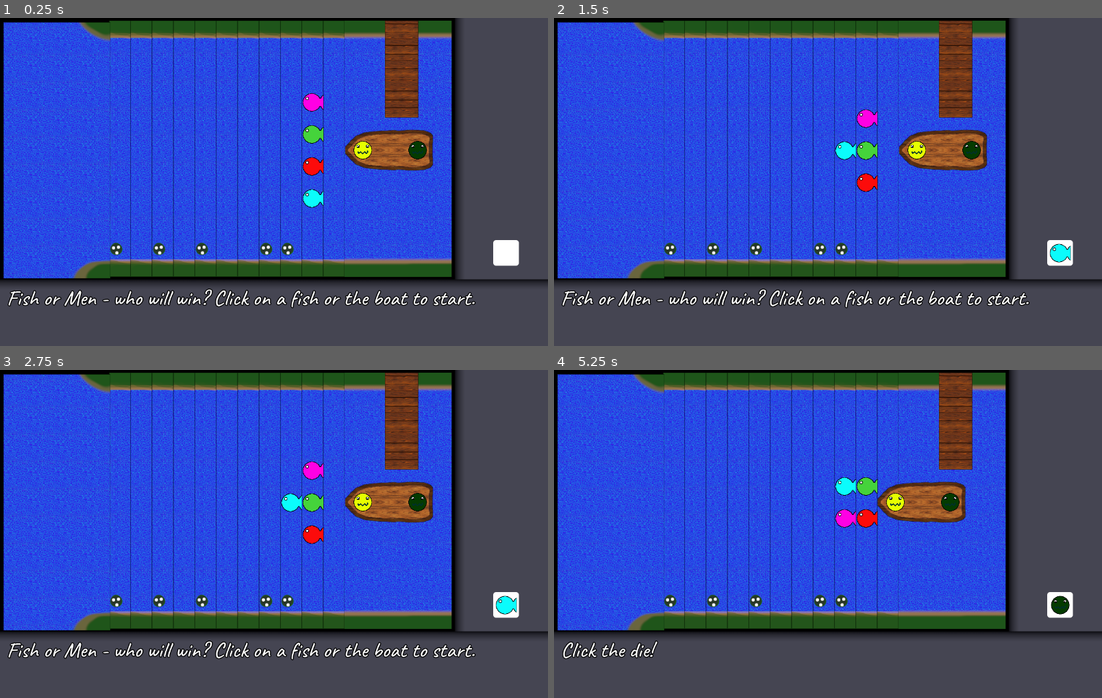
Above: before the commit, frames 1-4 (two rows, left to right).
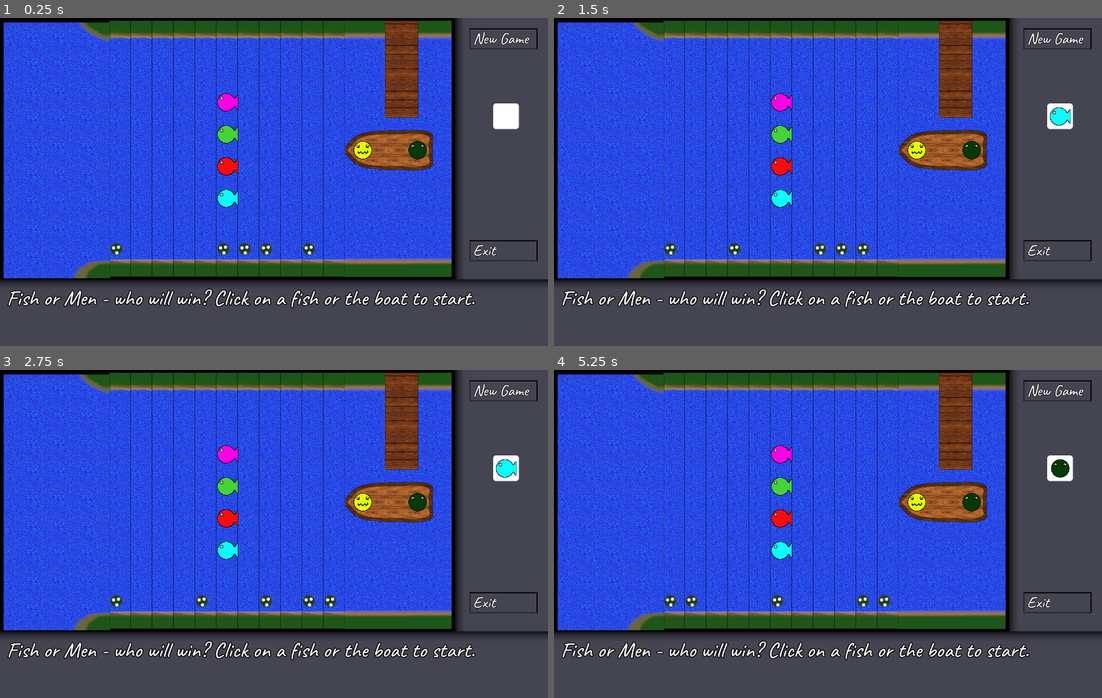
Above: after the commit, the same moments.

Repository: Kjarrigan/fish-or-men
Game: Godot game, scene res://Game.tscn
Same seed, same stepped clock (60 frames per second), same inputs: the game is played once before the commit and once after it.
Inputs (mouse positions are in pixels of both pictures, inside the frame that each line leads up to; where the layout moved, square brackets give the same spot in the first picture):
- Up to frame 1 (0.25 s): no input
- Up to frame 2 (1.5 s): click (1058, 116) [1058, 254] at 0.5 s; click (1058, 37) at 1.25 s, where only the run after the commit has a clickable "New Game"
- Up to frame 3 (2.75 s): click (504, 389) at 2 s, where only the run after the commit has a clickable "New Game"
- Up to frame 4 (5.25 s): click (1058, 468) [1058, 606] at 2.75 s; click (1058, 468) [1058, 606] at 3.5 s; click (1058, 389) at 4.25 s, where only the run after the commit has a clickable "New Game"; tap A at 5 s; move the mouse to (866, 484) at 5.02 s; click (866, 484) at 5.17 s

The runs differ from the first frame. In frame 1, 2.9% of the frame differs, in the area x 27-99%, y 3-76%; in frame 2, 2.8%; in frame 3, 2.8%; in frame 4, 6.5%, in the area x 1-99%, y 3-89%.

Commit message:
Move stuff around and add controls to restart/exit the game

Diff:
--- a/Game.gd
+++ b/Game.gd
@@ -7,12 +7,12 @@
 var tile_height = 600.0
 var start_position = 10
 
-var fish = preload("res://Fish.tscn")
-var tile = preload("res://Tile.tscn")
-var boat = preload("res://Boat.tscn")
+var tile = preload("res://scenes/Tile.tscn")
+var fish = preload("res://scenes/Fish.tscn")
+var boat = preload("res://scenes/Boat.tscn")
 var boat_token
-var end_tile = preload("res://OceanTile.tscn")
-var fisher_tile = preload("res://FisherTile.tscn")
+var end_tile = preload("res://scenes/OceanTile.tscn")
+var fisher_tile = preload("res://scenes/FisherTile.tscn")
 
 var wait_for_input = false
 
--- a/Game.tscn
+++ b/Game.tscn
@@ -1,18 +1,157 @@
 [gd_scene load_steps=6 format=2]
 
-[ext_resource path="res://Game.gd" type="Script" id=1]
-[ext_resource path="res://Die.tscn" type="PackedScene" id=2]
-[ext_resource path="res://fonts/static/Caveat-Medium.ttf" type="DynamicFontData" id=3]
+[ext_resource path="res://scenes/Die.tscn" type="PackedScene" id=1]
+[ext_resource path="res://scenes/Button.tscn" type="PackedScene" id=2]
+[ext_resource path="res://fonts/Game.tres" type="DynamicFont" id=3]
 [ext_resource path="res://assets/bg.png" type="Texture" id=4]
 
-[sub_resource type="DynamicFont" id=1]
-size = 50
-outline_size = 2
-outline_color = Color( 0, 0, 0, 1 )
-font_data = ExtResource( 3 )
+[sub_resource type="GDScript" id=1]
+script/source = "extends Node2D
+
+var tiles : Array
+var token : Array
+
+var tile_size = 50.0
+var tile_height = 600.0
+var start_position = 6
+
+var tile = preload(\"res://scenes/Tile.tscn\")
+var fish = preload(\"res://scenes/Fish.tscn\")
+var boat = preload(\"res://scenes/Boat.tscn\")
+var boat_token
+var end_tile = preload(\"res://scenes/OceanTile.tscn\")
+var fisher_tile = preload(\"res://scenes/FisherTile.tscn\")
+var paused = true
+
+var wait_for_input = false
+
+func _ready():
+	new_game()
+
+func new_game():
+	tiles = []
+	token = []
+
+	var ocean = end_tile.instance()
+	for idx in range(11):
+		var t = tile.instance()
+		t.set_tile_index(idx)
+		tiles.append(t)
+
+	# Shuffle the tiles so the map looks slightly different every time
+	tiles.shuffle()
+
+	# Start of the fishing boat
+	var t = fisher_tile.instance()
+	tiles.append(t)
+	tiles = [ocean] + tiles
+
+	var x = 30
+
+	for water in tiles:
+		water.position = Vector2(x, tile_height / 2 + 6)
+		x += water.width()
+
+	# Loop backwards for the z-ordering because control nodes to not have
+	# a z-index param
+	for idx in tiles.size():
+		get_node(\"Board\").add_child(tiles[-idx-1])
+
+	for idx in range(4):
+		var f = fish.instance()
+		f.set_token_index(idx)
+		token.append(f)
+
+	for f in token:
+		tiles[start_position].place_token(f)
+
+	boat_token = boat.instance()
+	tiles[tiles.size()-1].place_token(boat_token)
+	token.append(boat_token)
+	token.append(boat_token)
+
+	get_node(\"UI/ActionLabel\").text = \"Fish or Men - who will win? Click on a fish or the boat to start.\"
+	paused = false
+
+func move_token_index(i):
+	if paused:
+		return
+	if wait_for_input:
+		get_node(\"UI/ActionLabel\").text = \"You have to choose a fish before rolling again!\"
+		return false
+	else:
+		var t = token[i]
+
+		# if a catched fish would move, the boat moves instead
+		if t.is_catched():
+			t = boat_token
+
+		move_token(t)
+		return true
+
+func move_token_manual(t):
+	if paused:
+		return
+	if wait_for_input:
+		move_token(t)
+		wait_for_input = false
+		get_node(\"UI/ActionLabel\").text = \"\"
+	else:
+		get_node(\"UI/ActionLabel\").text = \"Click the die!\"
+
+func end_game(msg):
+	get_node(\"UI/ActionLabel\").text = msg
+	paused = true
+
+func check_victory_conditions():
+	if paused:
+		return
+	var rescued = tiles[0].get_node(\"Water\").get_children().size()
+	var catched = boat_token.get_node(\"Net\").get_children().size()
+
+	if catched >= 3:
+		end_game('Team Boat wins!')
+	if rescued >= 3:
+		end_game('Team Fish wins!')
+	if rescued == 2 and catched == 2:
+		end_game('Tie!')
+
+func different_fish(this_one):
+	if paused:
+		return
+	for t in token:
+		if t.is_fish() and t != this_one and t.get_parent().get_parent().name != 'OceanTile':
+			return t
+
+func move_token(f):
+	if paused:
+		return
+	var current_tile = f.get_parent().get_parent()
+	var next_tile = tiles.find(current_tile) - 1
+	if next_tile >= 0:
+		var box = f.get_parent()
+		box.remove_child(f)
+		tiles[next_tile].place_token(f)
+
+		if f.is_boat():
+			f.catch_fish()
+	else:
+		if f.is_fish():
+			print(f)
+			move_token(different_fish(f))
+			#get_node(\"UI/ActionLabel\").text = \"Choose a fish!\"
+			#wait_for_input = true
+	check_victory_conditions()
+
+func _on_Exit_pressed():
+	get_tree().quit();
+
+func _on_New_pressed():
+	new_game()
+"
 
 [node name="Game" type="Node2D"]
-script = ExtResource( 1 )
+script = SubResource( 1 )
 
 [node name="Background" type="TextureRect" parent="."]
 margin_right = 1280.0
@@ -23,7 +162,6 @@
 }
 
 [node name="Board" type="Node2D" parent="."]
-z_index = 1
 
 [node name="UI" type="Control" parent="."]
 margin_right = 40.0
@@ -32,19 +170,40 @@
 "_edit_use_anchors_": false
 }
 
-[node name="Die" parent="UI" instance=ExtResource( 2 )]
+[node name="Die" parent="UI" instance=ExtResource( 1 )]
 margin_left = 1152.0
-margin_top = 520.0
+margin_top = 200.0
 margin_right = 1212.0
-margin_bottom = 580.0
+margin_bottom = 260.0
 
 [node name="ActionLabel" type="Label" parent="UI"]
 margin_left = 16.0
 margin_top = 624.0
 margin_right = 1253.0
 margin_bottom = 687.0
-custom_fonts/font = SubResource( 1 )
+custom_fonts/font = ExtResource( 3 )
 text = "Catch the Fish!"
 __meta__ = {
 "_edit_use_anchors_": false
 }
+
+[node name="New" parent="UI" instance=ExtResource( 2 )]
+anchor_right = 34.8
+anchor_bottom = 9.2
+margin_left = -104.0
+margin_top = -216.0
+margin_right = -136.0
+margin_bottom = -294.0
+label = " New Game"
+
+[node name="Exit" parent="UI" instance=ExtResource( 2 )]
+anchor_right = 34.8
+anchor_bottom = 9.2
+margin_left = -104.0
+margin_top = 280.0
+margin_right = -136.0
+margin_bottom = 202.0
+label = " Exit"
+
+[connection signal="pressed" from="UI/New" to="." method="_on_New_pressed"]
+[connection signal="pressed" from="UI/Exit" to="." method="_on_Exit_pressed"]
--- a/OceanTile.gd
+++ /dev/null
@@ -1,4 +0,0 @@
-extends "res://Tile.gd"
-
-func width():
-	return 250;
--- /dev/null
+++ b/fonts/Button.tres
@@ -0,0 +1,9 @@
+[gd_resource type="DynamicFont" load_steps=2 format=2]
+
+[ext_resource path="res://fonts/static/Caveat-Medium.ttf" type="DynamicFontData" id=1]
+
+[resource]
+size = 37
+outline_size = 1
+outline_color = Color( 0, 0, 0, 1 )
+font_data = ExtResource( 1 )
--- /dev/null
+++ b/fonts/Game.tres
@@ -0,0 +1,9 @@
+[gd_resource type="DynamicFont" load_steps=2 format=2]
+
+[ext_resource path="res://fonts/static/Caveat-Medium.ttf" type="DynamicFontData" id=1]
+
+[resource]
+size = 50
+outline_size = 2
+outline_color = Color( 0, 0, 0, 1 )
+font_data = ExtResource( 1 )
--- a/Boat.tscn
+++ b/scenes/Boat.tscn
@@ -3,7 +3,7 @@
 [ext_resource path="res://assets/boat.png" type="Texture" id=1]
 [ext_resource path="res://assets/men-1.png" type="Texture" id=2]
 [ext_resource path="res://assets/men-2.png" type="Texture" id=3]
-[ext_resource path="res://Boat.gd" type="Script" id=4]
+[ext_resource path="res://scenes/Boat.gd" type="Script" id=4]
 
 [node name="Boat" type="TextureRect"]
 margin_right = 40.0
--- /dev/null
+++ b/scenes/Button.gd
@@ -0,0 +1,6 @@
+extends TextureButton
+
+export var label = ""
+
+func _ready():
+	get_node("Label").text = label
--- /dev/null
+++ b/scenes/Button.tscn
@@ -0,0 +1,32 @@
+[gd_scene load_steps=5 format=2]
+
+[ext_resource path="res://assets/button_up.png" type="Texture" id=1]
+[ext_resource path="res://assets/button_down.png" type="Texture" id=2]
+[ext_resource path="res://fonts/Button.tres" type="DynamicFont" id=3]
+[ext_resource path="res://scenes/Button.gd" type="Script" id=4]
+
+[node name="Button" type="TextureButton"]
+anchor_left = 30.0
+anchor_top = 6.0
+anchor_right = 31.8
+anchor_bottom = 7.4
+margin_left = -38400.0
+margin_top = -4608.0
+margin_right = -40544.0
+margin_bottom = -5633.2
+texture_normal = ExtResource( 1 )
+texture_pressed = ExtResource( 2 )
+script = ExtResource( 4 )
+__meta__ = {
+"_edit_use_anchors_": false
+}
+
+[node name="Label" type="Label" parent="."]
+margin_right = 160.0
+margin_bottom = 50.0
+custom_fonts/font = ExtResource( 3 )
+text = "New"
+clip_text = true
+__meta__ = {
+"_edit_use_anchors_": false
+}
--- a/Die.tscn
+++ b/scenes/Die.tscn
@@ -1,7 +1,7 @@
 [gd_scene load_steps=3 format=2]
 
 [ext_resource path="res://assets/die.png" type="Texture" id=1]
-[ext_resource path="res://Die.gd" type="Script" id=2]
+[ext_resource path="res://scenes/Die.gd" type="Script" id=2]
 
 [node name="Die" type="TextureButton"]
 texture_normal = ExtResource( 1 )
--- a/Fish.tscn
+++ b/scenes/Fish.tscn
@@ -1,7 +1,7 @@
 [gd_scene load_steps=3 format=2]
 
 [ext_resource path="res://assets/fish-1.png" type="Texture" id=1]
-[ext_resource path="res://Fish.gd" type="Script" id=2]
+[ext_resource path="res://scenes/Fish.gd" type="Script" id=2]
 
 [node name="Fish" type="TextureRect"]
 texture = ExtResource( 1 )
--- /dev/null
+++ b/scenes/FisherTile.gd
@@ -0,0 +1,4 @@
+extends "res://scenes/Tile.gd"
+
+func width():
+	return 250;
--- a/OceanTile.tscn
+++ b/scenes/FisherTile.tscn
@@ -1,20 +1,20 @@
 [gd_scene load_steps=3 format=2]
 
-[ext_resource path="res://OceanTile.gd" type="Script" id=1]
-[ext_resource path="res://assets/ocean.png" type="Texture" id=2]
+[ext_resource path="res://scenes/FisherTile.gd" type="Script" id=1]
+[ext_resource path="res://assets/fisher.png" type="Texture" id=2]
 
 [node name="Tile" type="Node2D"]
 position = Vector2( 25, 300 )
 script = ExtResource( 1 )
 
 [node name="Sprite" type="Sprite" parent="."]
-position = Vector2( 103, 4 )
+position = Vector2( 100, 0 )
 texture = ExtResource( 2 )
 
 [node name="Water" type="VBoxContainer" parent="."]
-margin_left = 50.0
+margin_left = -24.0
 margin_top = -256.0
-margin_right = 98.0
+margin_right = 24.0
 margin_bottom = 264.0
 custom_constants/separation = 25
 alignment = 1
--- /dev/null
+++ b/scenes/OceanTile.gd
@@ -0,0 +1,4 @@
+extends "res://scenes/Tile.gd"
+
+func width():
+	return 250;
--- a/Tile.tscn
+++ b/scenes/OceanTile.tscn
@@ -1,19 +1,20 @@
 [gd_scene load_steps=3 format=2]
 
-[ext_resource path="res://assets/water-1.png" type="Texture" id=1]
-[ext_resource path="res://Tile.gd" type="Script" id=2]
+[ext_resource path="res://scenes/OceanTile.gd" type="Script" id=1]
+[ext_resource path="res://assets/ocean.png" type="Texture" id=2]
 
-[node name="Tile" type="Node2D"]
+[node name="OceanTile" type="Node2D"]
 position = Vector2( 25, 300 )
-script = ExtResource( 2 )
+script = ExtResource( 1 )
 
 [node name="Sprite" type="Sprite" parent="."]
-texture = ExtResource( 1 )
+position = Vector2( 103, 4 )
+texture = ExtResource( 2 )
 
 [node name="Water" type="VBoxContainer" parent="."]
-margin_left = -24.0
+margin_left = 50.0
 margin_top = -256.0
-margin_right = 24.0
+margin_right = 98.0
 margin_bottom = 264.0
 custom_constants/separation = 25
 alignment = 1
--- a/FisherTile.tscn
+++ b/scenes/Tile.tscn
@@ -1,15 +1,14 @@
 [gd_scene load_steps=3 format=2]
 
-[ext_resource path="res://Tile.gd" type="Script" id=1]
-[ext_resource path="res://assets/fisher.png" type="Texture" id=2]
+[ext_resource path="res://assets/water-1.png" type="Texture" id=1]
+[ext_resource path="res://scenes/Tile.gd" type="Script" id=2]
 
 [node name="Tile" type="Node2D"]
 position = Vector2( 25, 300 )
-script = ExtResource( 1 )
+script = ExtResource( 2 )
 
 [node name="Sprite" type="Sprite" parent="."]
-position = Vector2( 100, 0 )
-texture = ExtResource( 2 )
+texture = ExtResource( 1 )
 
 [node name="Water" type="VBoxContainer" parent="."]
 margin_left = -24.0
Binary file added: assets/button_down.png
Not shown, added: assets/button_down.png.import
Binary file added: assets/button_up.png
Not shown, added: assets/button_up.png.import
Renamed: Boat.gd -> scenes/Boat.gd
Renamed: Die.gd -> scenes/Die.gd
Renamed: Fish.gd -> scenes/Fish.gd
Renamed: Tile.gd -> scenes/Tile.gd
